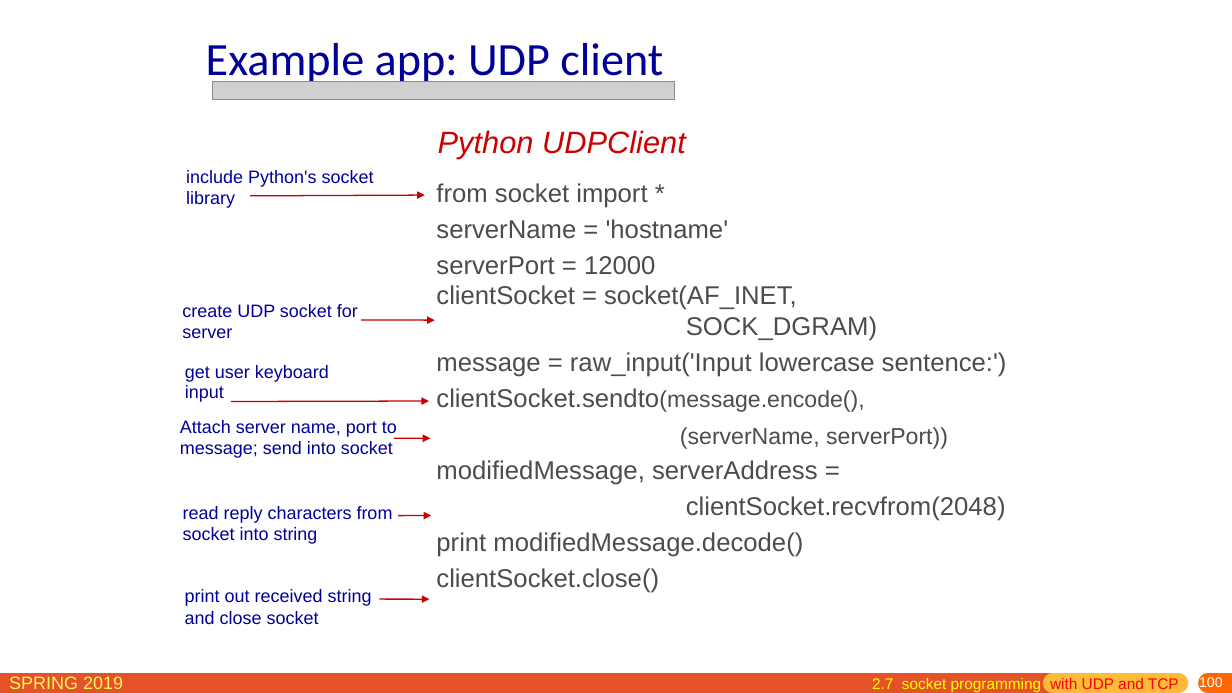
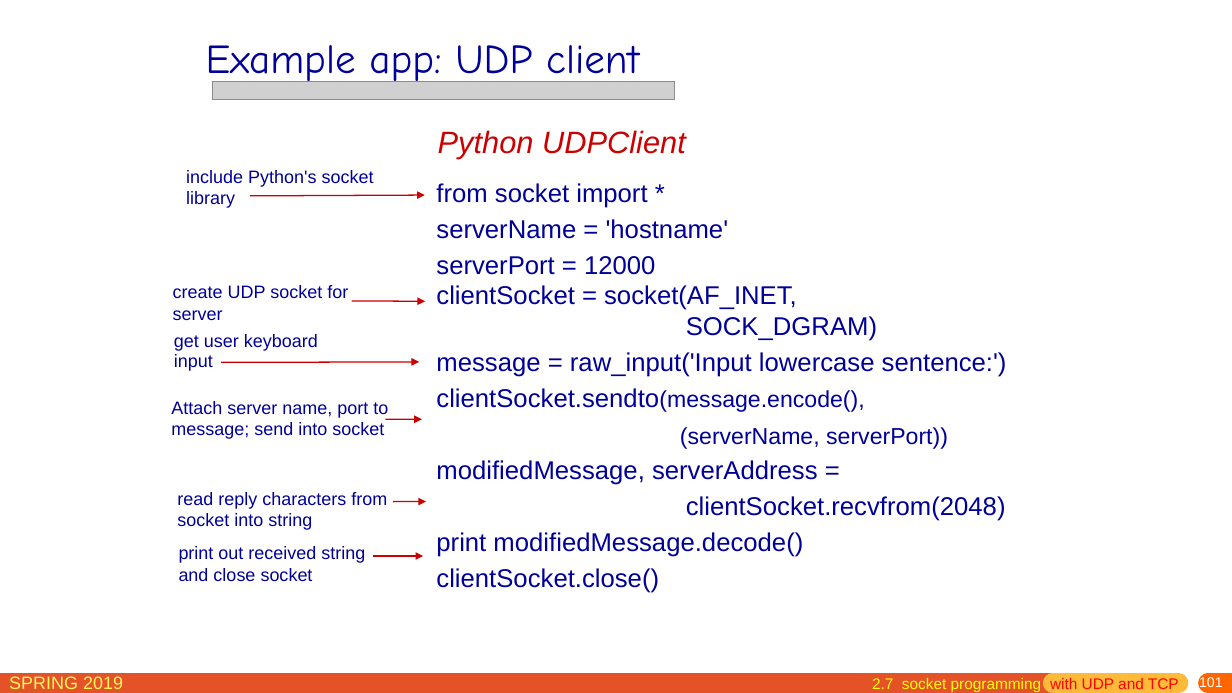
Before and after one commit to jichenghu/PPT_networkDistributed, a slide deck: slide 101 of chapter2.pptx (slide 100 before the commit). Drawn at 1232x693 pixels with LibreOffice and Linux fonts; fonts in the diff are those of the drawing; grey boxes stand for pictures. Boxes give left, top, right and bottom in pixels: in the first picture for what was removed or moved away, otherwise in the second. Text is boxed around its words. In the diff, an @@ line names an element or a change of style, - is before the commit and + after.

```diff
--- a/chapter2.pptx
+++ b/chapter2.pptx
@@ text "Example app: UDP client" at [206,45,639,86]: size 36 to 32 pt, font Calibri to Comic Neue @@
@@ text "from socket import *" at [436,183,1007,593]: text colour #4C4C4C to #000099 @@
@@ text "get user keyboard": place and size @@
-text "get user keyboard" at [185,365,329,402]
+text "get user keyboard" at [174,334,318,371]
@@ 2 texts, 2 arrows: place and size @@
-2 texts, 2 arrows at [180,304,434,458]
+2 texts, 2 arrows at [171,285,425,439]
@@ arrow moved from (231, 402) - (429, 401) to (221, 362) - (420, 362) @@
@@ text "read reply characters from": place and size @@
-text "read reply characters from" at [183,506,393,544]
+text "read reply characters from" at [177,492,387,530]
@@ arrow moved from (398, 516) - (432, 516) to (393, 502) - (426, 502) @@
@@ text "print out received string and ...": place and size @@
-text "print out received string and ..." at [185,589,372,624]
+text "print out received string and ..." at [179,546,365,581]
@@ arrow moved from (380, 599) - (430, 599) to (373, 556) - (423, 556) @@
@@ page number at [1199,676,1223,691]: text changed @@
-100
+101
```
Also in this commit, not shown: 56 other slides changed, 1 slide added, 1 other file.
